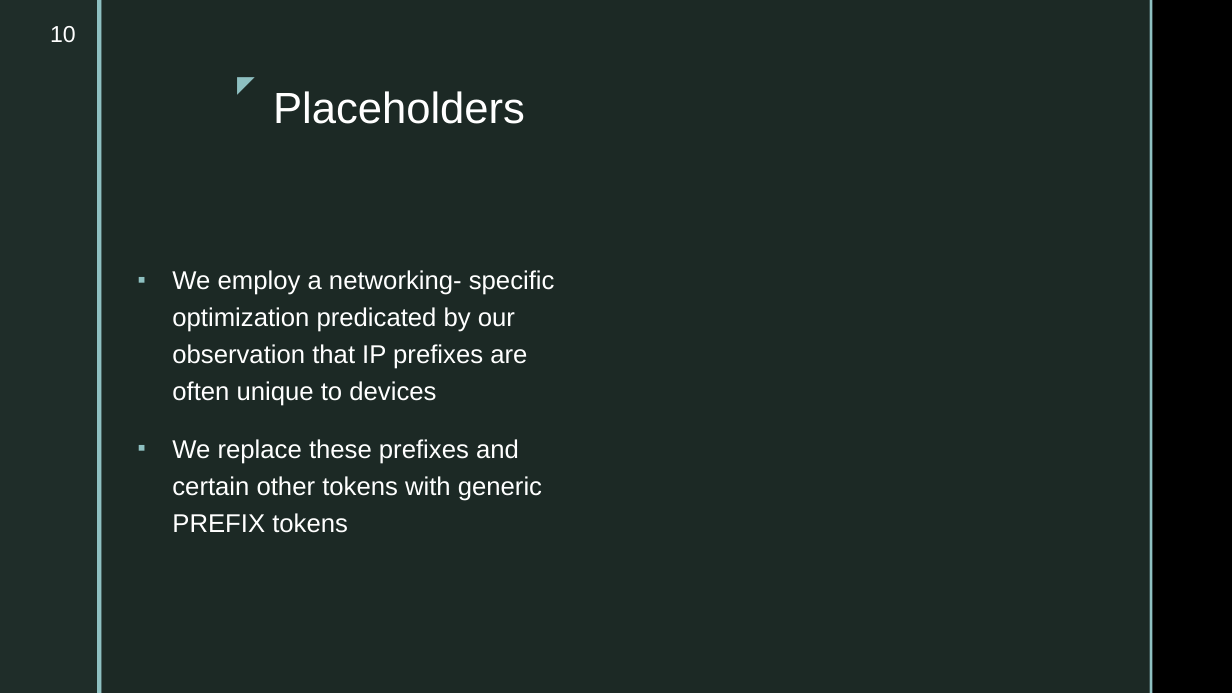
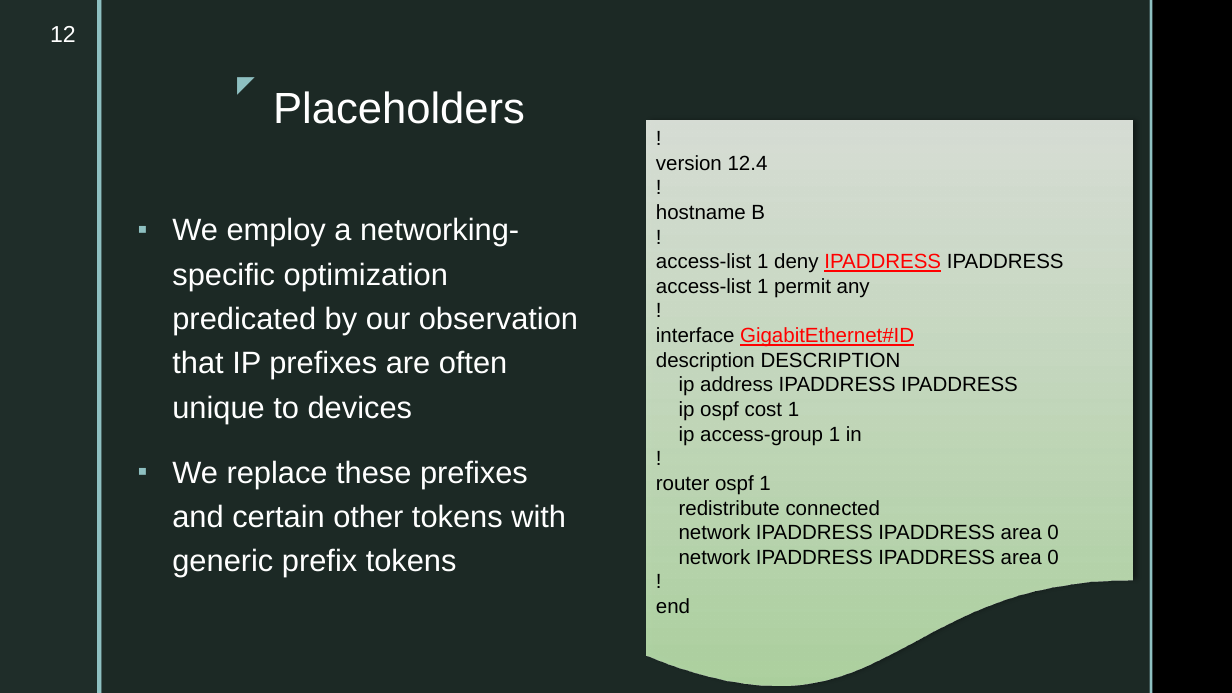
Before and after one commit to ahsanMah/config-completion, a slide deck: slide 12 of Final Presentation.pptx (slide 10 before the commit). Drawn at 1232x693 pixels with LibreOffice and Linux fonts; fonts in the diff are those of the drawing; background and template pictures are left out. Boxes give left, top, right and bottom in pixels: in the first picture for what was removed or moved away, otherwise in the second. Text is boxed around its words. In the diff, an @@ line names an element or a change of style, - is before the commit and + after.

Commit message:
Updated slides

```diff
--- a/Final Presentation.pptx
+++ b/Final Presentation.pptx
@@ page number at [50, 26, 76, 42]: text changed @@
-10
+12
@@ flow chart document added at [647, 120, 1132, 693], fill gradient #F3FAF1 to #BAE2AB, 16 pt, text #000000 @@
+!
+version 12.4
+!
+hostname B
+!
+access-list 1 deny IPADDRESS IPADDRESS
+access-list 1 permit any
+!
+interface GigabitEthernet#ID
+description DESCRIPTION
+ip address IPADDRESS IPADDRESS
+ip ospf cost 1
+ip access-group 1 in
+!
+router ospf 1
+redistribute connected
+network IPADDRESS IPADDRESS area 0
+network IPADDRESS IPADDRESS area 0
+!
+end
@@ text "We employ a networking- specific ..." at [172, 217, 578, 577]: vertical alignment middle to top @@
@@ text at [172, 217, 578, 423]: size 20 to 24 pt in "We employ a networking- specific optimization predicated ..." @@
@@ text at [172, 460, 566, 577]: text changed; size 20 to 24 pt @@
-▪ We replace these prefixes and certain other tokens with generic PREFIX tokens
+▪ We replace these prefixes and certain other tokens with generic prefix tokens
```
Also in this commit, not shown: 8 other slides changed, 4 slides added, 1 other file.
